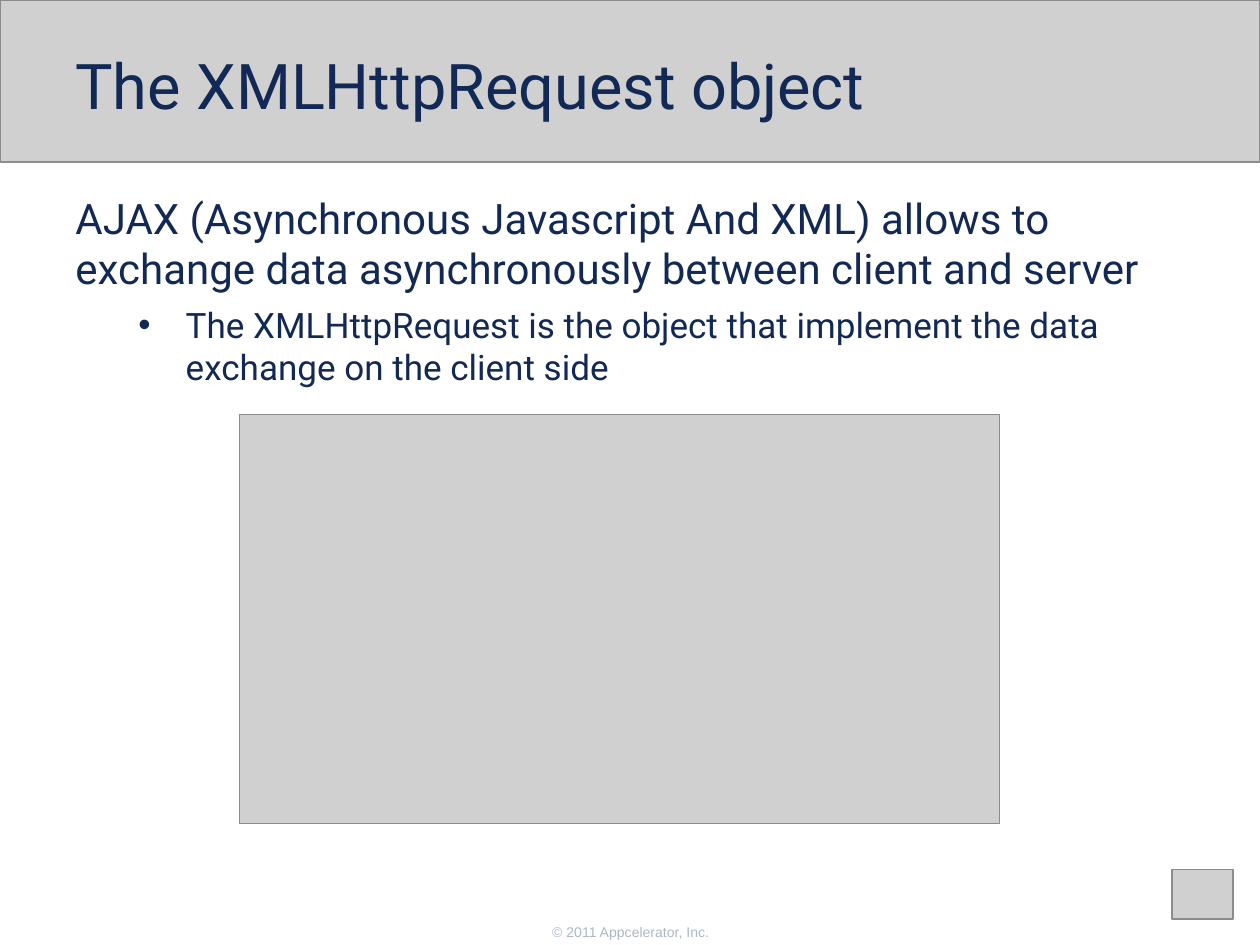
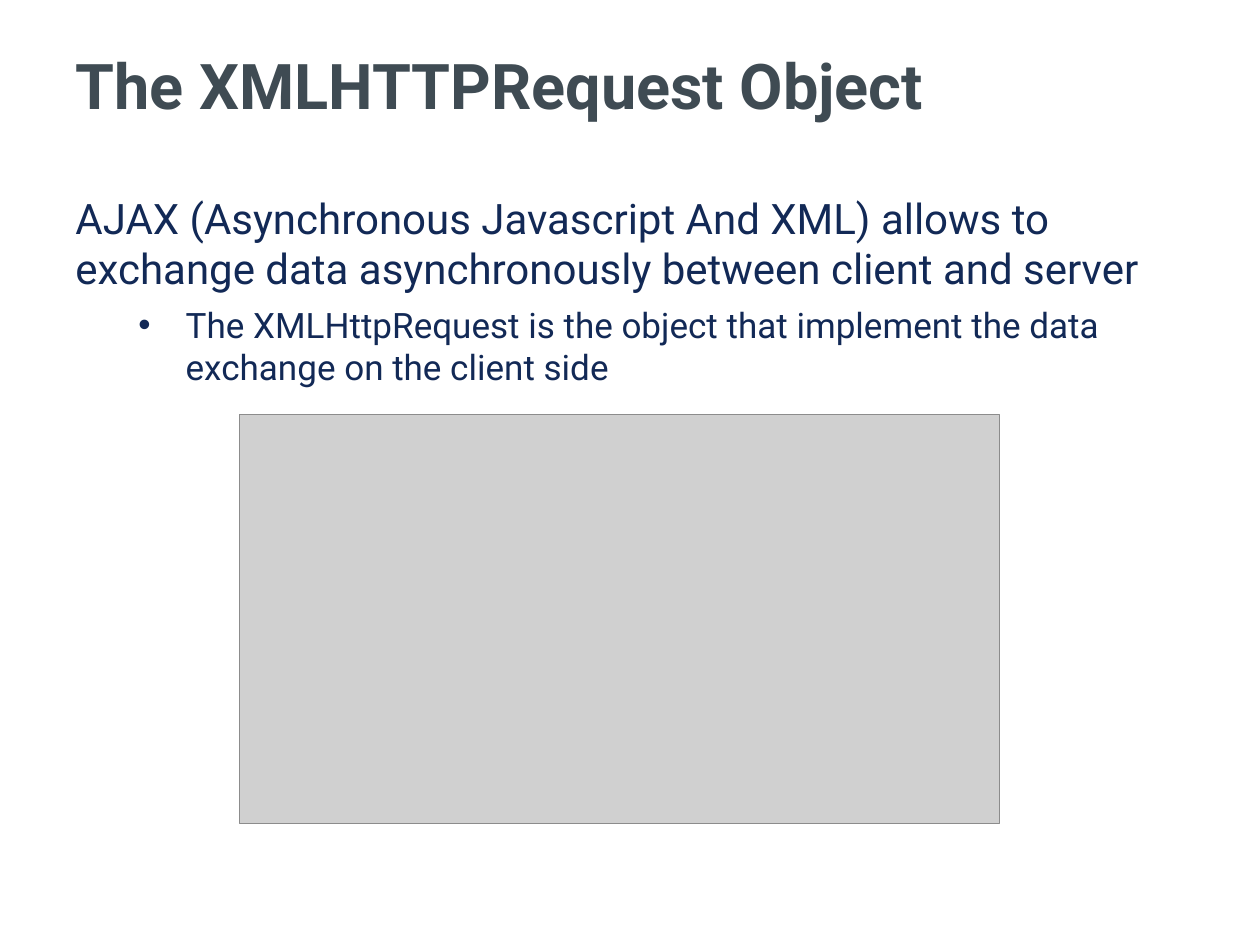
Before and after one commit to appcelerator-training-archive/tcad_certification, a slide deck: slide 3 of 260/260.ppt (slide 4 before the commit). Drawn at 1260x945 pixels with LibreOffice and Linux fonts; fonts in the diff are those of the drawing; grey boxes stand for pictures; background and template pictures are left out. Boxes give left, top, right and bottom in pixels: in the first picture for what was removed or moved away, otherwise in the second. Text is boxed around its words. In the diff, an @@ line names an element or a change of style, - is before the commit and + after.

```diff
--- a/260/260.ppt
+++ b/260/260.ppt
@@ picture removed at (0,0,1260,163) @@
@@ title at (76,61,923,123): text changed; text colour #122956 to #3F4B53; bold on @@
-The XMLHttpRequest object
+The XMLHTTPRequest Object
@@ picture removed at (1172,869,1232,919) @@
@@ text removed at (566,927,709,940) @@
-© 2011 Appcelerator, Inc.
```
Also in this commit, not shown: 10 other slides changed, 8 slides added, 5 slides removed, 12 other files.
